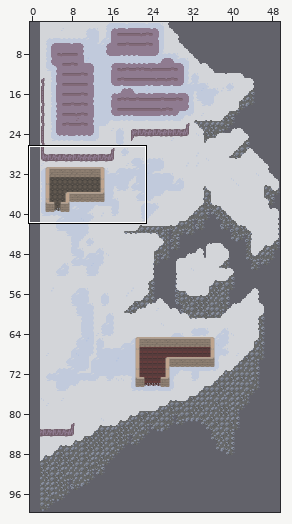
Tiled map, stored at cloud titan/tiles/tiled/r_0_8/r_0_8.tmx. The first picture is a wide view before the edit; the outline marks the close-up.
Close-up. As it was:
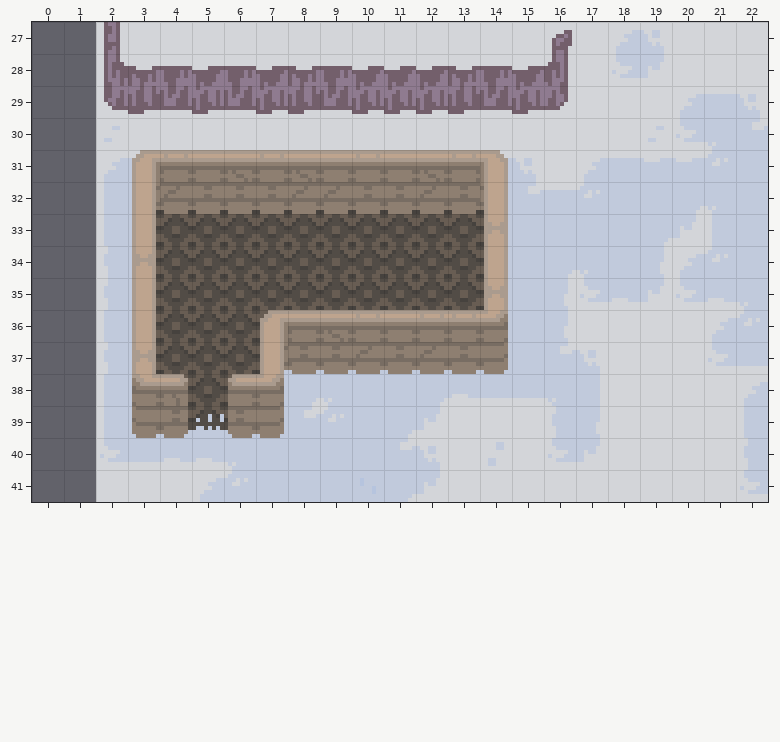
Cells are 8x8 px. Shown: x 0..22, y 27..41. The commit also changed other parts of the map, which this record leaves out. The old version is drawn lined up with the new one.
Now the later version:
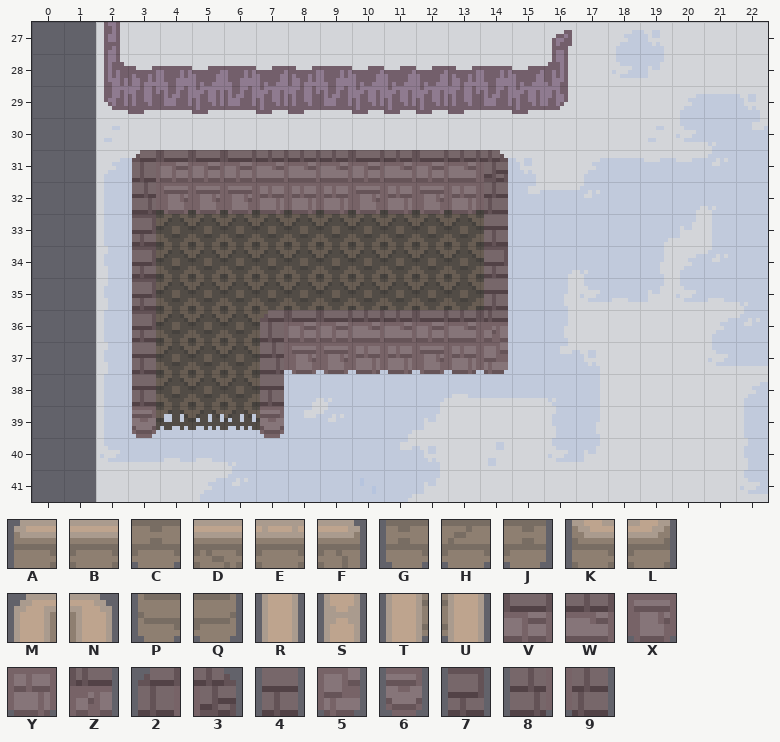
Key: from "walls_tileset": A 0, B 1, C 6, D 13, E 14, F 15, G 18, H 20, J 21, K 24, L 25, M 26, N 27, P 30, Q 31, R 38, S 39, T 40, U 41; from "walls_tileset_0": V 1, W 2, X 6, Y 7, Z 11, 2 12, 3 13, 4 14, 5 16, 6 19, 7 21, 8 22, 9 23.
_ is an empty cell.
Change:
{"change": "map size 50x100 -> 74x124 cells (old content now starts at 2,2; both pictures use the new coordinates)"}
{"where": "layer \"rat_0\""}
{"y":31,"x":3,"old":"MEBDEDBEBDEN","new":"2VVVWWWVWVW3"}
{"y":32,"x":3,"old":"THCCCHHCCHCU","new":"8XXXYYYXYXY9"}
{"y":33,"x":3,"old":"R","new":"7"}
{"y":33,"x":14,"old":"S","new":"4"}
{"y":34,"x":3,"old":"S","new":"7"}
{"y":34,"x":14,"old":"R","new":"7"}
{"y":35,"x":3,"old":"R","new":"7"}
{"y":35,"x":14,"old":"S","new":"4"}
{"y":36,"x":3,"old":"R","new":"7"}
{"y":36,"x":7,"old":"MBDEBEEL","new":"2VVWWVWZ"}
{"y":37,"x":3,"old":"S","new":"4"}
{"y":37,"x":7,"old":"TCCHCHCQ","new":"8XXYYXY5"}
{"y":38,"x":3,"old":"KF","new":"4_"}
{"y":38,"x":6,"old":"AL","new":"_4"}
{"y":39,"x":3,"old":"PJ","new":"6_"}
{"y":39,"x":6,"old":"GQ","new":"_6"}
